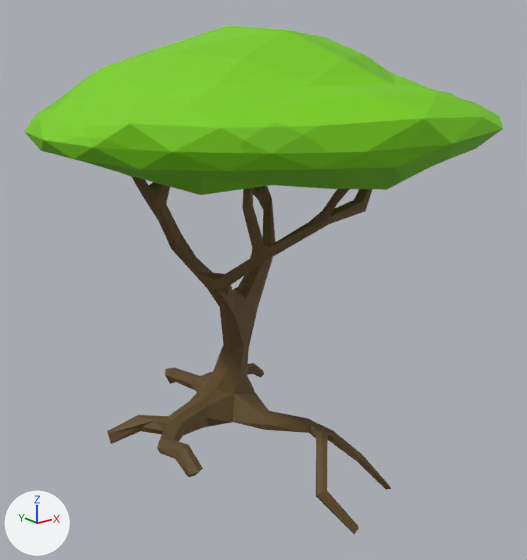
A saved change to the OBJ model PressureEngineViewer/Res/Tree.obj.
The view is the same before and after, from a 50 mm lens placed at (-2.41, -3.42, 2.13), pointed at (0.09, -0.29, 0.88). The axes (+X, +Y, +Z) are drawn at lower left. The lights are the same throughout. Where no turn or scale is listed for an object, it has been applied to the vertices.

The first picture shows 'Cube_Cube.001'.
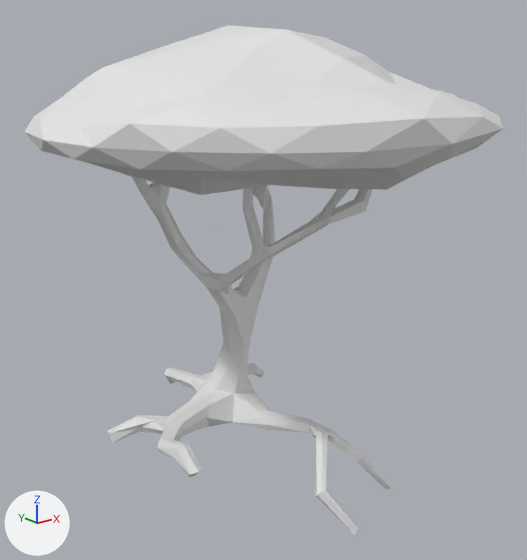
The newer file is also turned or shifted as a whole; pictures and numbers use the older file's frame.

Edits to the bpy script that builds the scene:
```text
Change me_cube_cube_001:
    where me_cube_cube_001.from_pydata(...)  # 482 vertices, 956 faces, 1 loose edge; spans x -1.11..1.31, y -1.53..1.0, z -0.35..2.27
    used by ob_cube_cube_001; location = (0.0, 0.0, 0.0)
    me_cube_cube_001 part 1: all 636 faces that had it switch from mat_material_001 (picture img_tree_png) to no material
    me_cube_cube_001 part 2: all 320 faces that had it switch from mat_material_002 (picture img_tree_png) to no material
```

Pixel boxes (x1, y1, x2, y2) of what changed, in the pictures (527 x 560 px):
part 1 of me_cube_cube_001, recoloured (brown to grey)
    both: (107, 177, 391, 534)
part 2 of me_cube_cube_001, recoloured (green to white)
    both: (24, 25, 503, 195)
